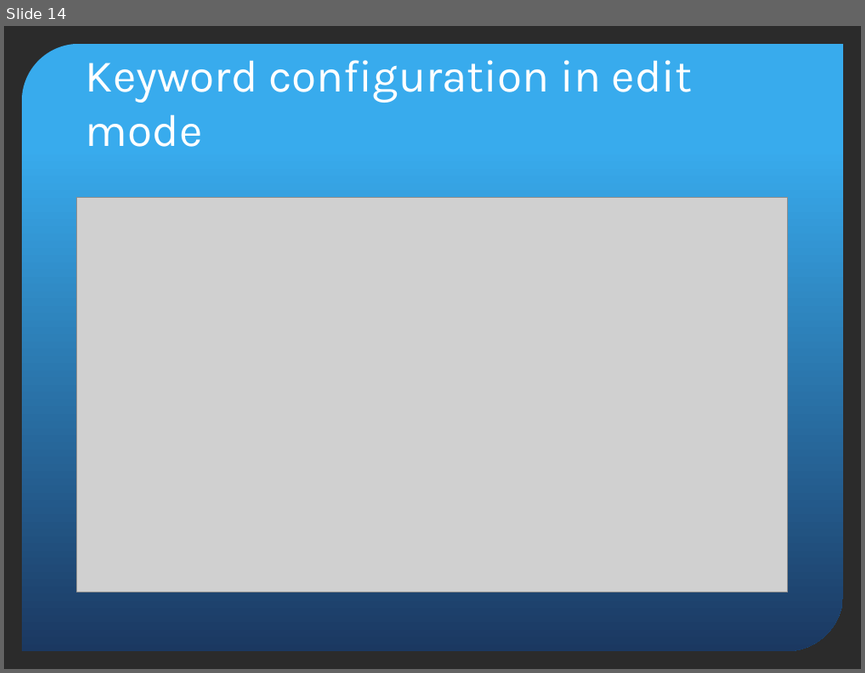
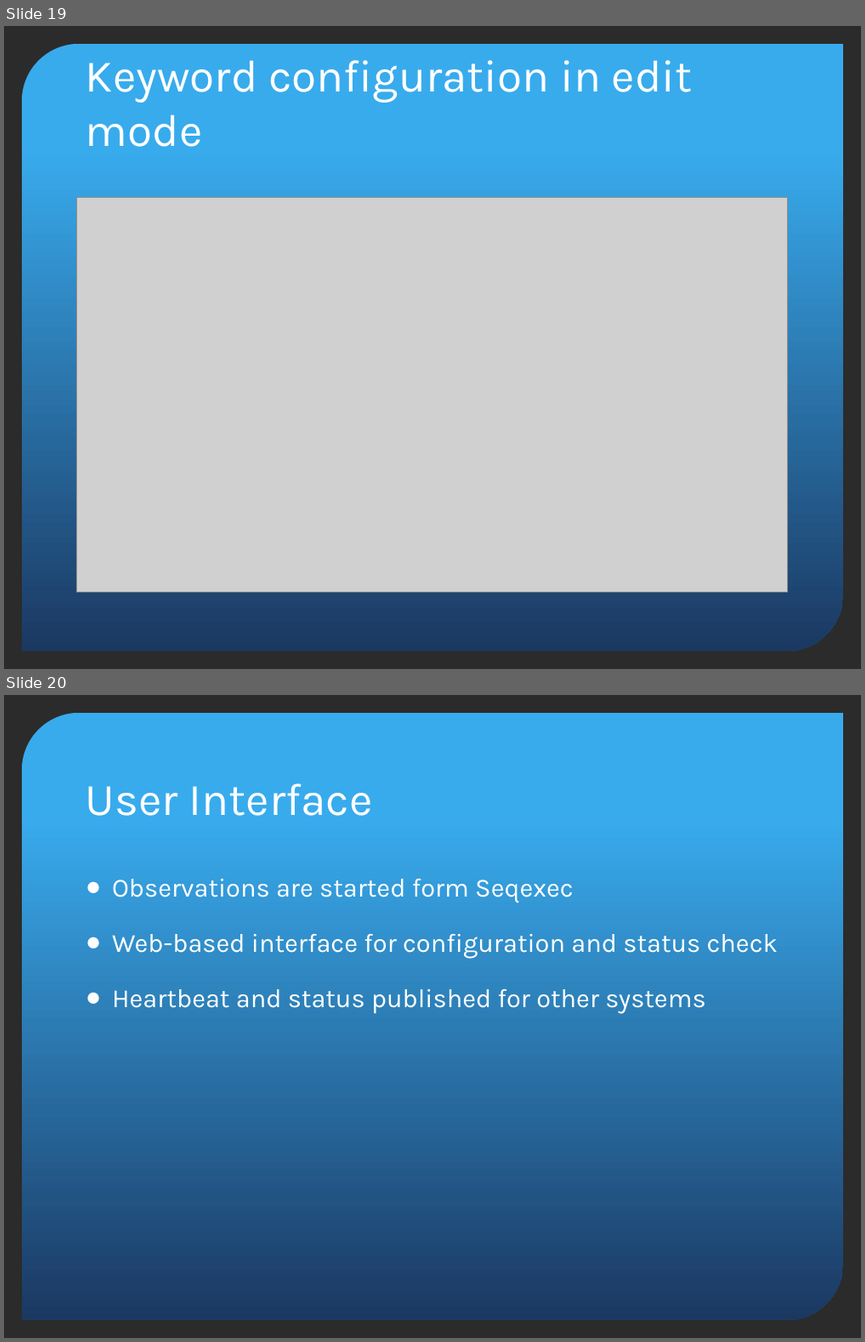
Before and after one commit to jluhrs/gmp, a slide deck: gds-api/src/main/doc/GDSDesignReview.pptx. Shown one above the other, each under a label of ours: slide 14 before the commit, slides 19 and 20 after it. The pictures are 865x673 and 865x1342 pixels, drawn with LibreOffice and Linux fonts; fonts in the diff are those of the drawing; grey boxes stand for pictures; background and template pictures are left out; a plain dark background stands for a picture behind light text. Boxes give left, top, right and bottom in pixels: in the first picture for what was removed or moved away, otherwise in the second. Text is boxed around its words. In the diff, an @@ line names an element or a change of style, - is before the commit and + after.

```diff
--- a/gds-api/src/main/doc/GDSDesignReview.pptx
+++ b/gds-api/src/main/doc/GDSDesignReview.pptx
@@ slide 20 added at [4,695,861,1338], background picture (left out); not listed: 1 template element that a slide beside it also shows @@
@@ title added at [86,783,373,816], 38 pt, text #FFFFFF @@
+User Interface
@@ text added at [112,879,778,1014], 22 pt, text #FFFFFF @@
+● Observations are started form Seqexec
+● Web-based interface for configuration and status check
+● Heartbeat and status published for other systems
@@ what was slide 14 is now slide 19 @@
```
Also in this commit, not shown: 10 slides changed, 7 other slides added, 2 slides removed.
